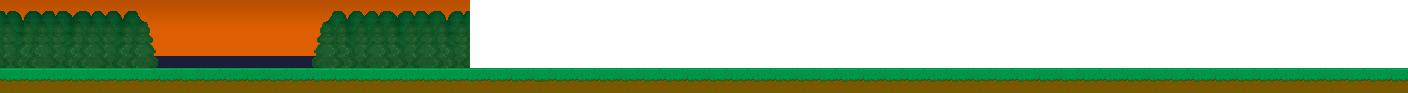
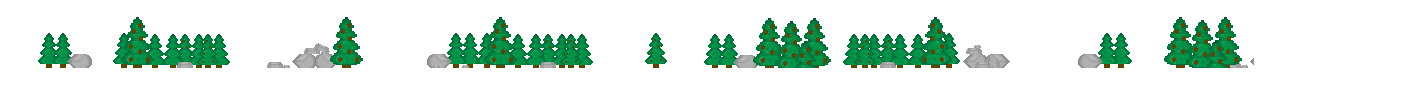
Before/after of a w=1408, h=93 layered artwork. What changed in the layer stack:
hid group "1-4" (31 layers) over left=0, top=0, right=1408, bottom=93
hid "Layer 14" over left=0, top=56, right=470, bottom=93
showed group "1-1" (28 layers) over left=0, top=0, right=1408, bottom=93
